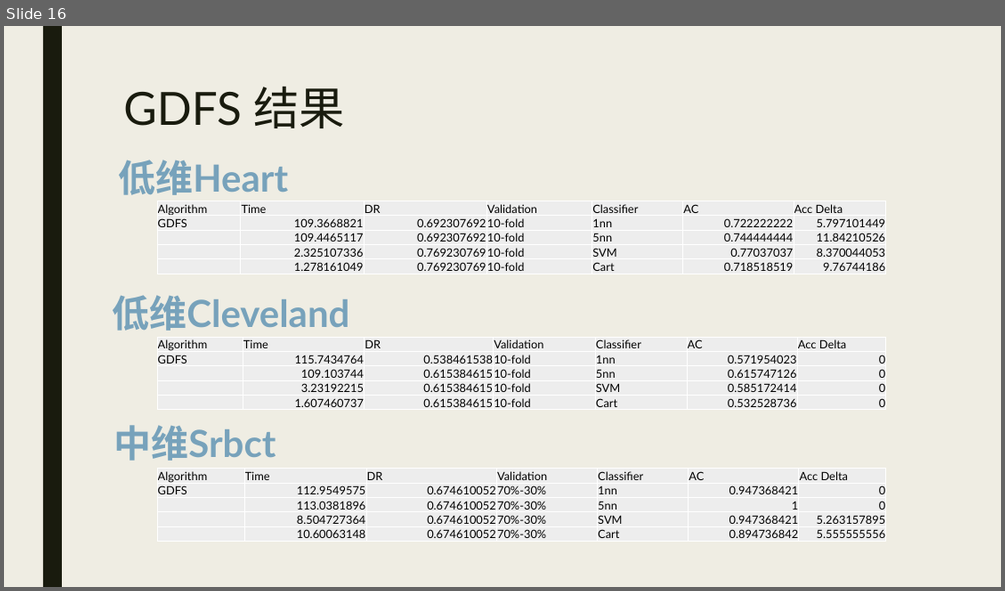
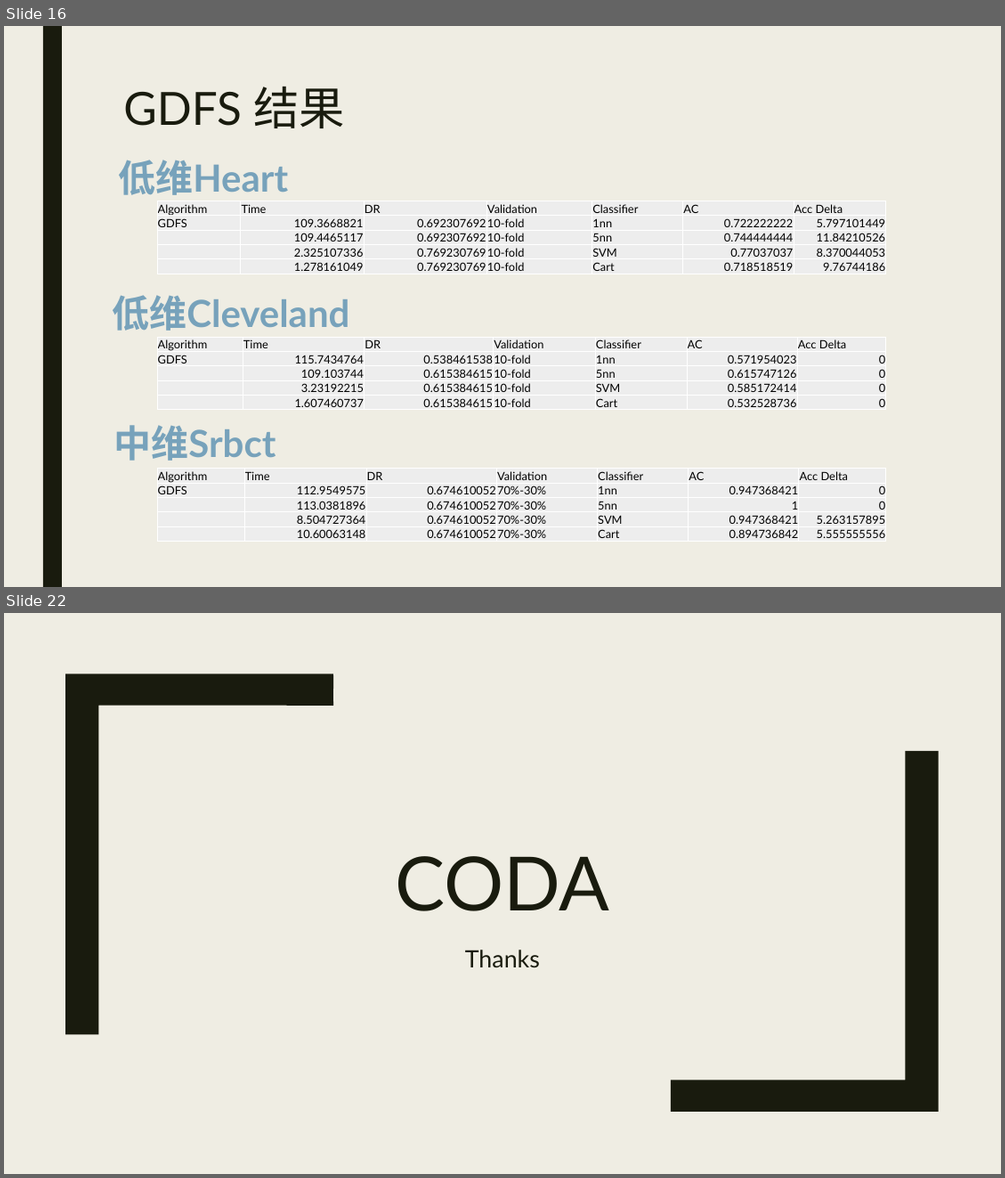
Before and after one commit to WNJXYK/JLU_FeatureSelection, a slide deck: Doc/Pre.pptx. Shown one above the other, each under a label of ours: slide 16 before the commit, slides 16 and 22 after it; the slides between them are not shown. The pictures are 1005x591 and 1005x1178 pixels, drawn with LibreOffice and Linux fonts; fonts in the diff are those of the drawing. Boxes give left, top, right and bottom in pixels: in the first picture for what was removed or moved away, otherwise in the second. Text is boxed around its words. In the diff, an @@ line names an element or a change of style, - is before the commit and + after.

```diff
--- a/Doc/Pre.pptx
+++ b/Doc/Pre.pptx
@@ slide 22 added at [4,613,1001,1174], background #EFEDE3 @@
@@ freeform shape added at [65,674,333,1034], fill #191B0E @@
@@ freeform shape added at [671,751,938,1111], fill #191B0E @@
@@ title added at [395,856,609,911], 72 pt, text #191B0E @@
+CODA
@@ subtitle added at [465,949,540,968], 23 pt, text #191B0E @@
+Thanks
```
Also in this commit, not shown: 7 slides changed, 6 other slides added, 1 slide removed, 1 other file.
